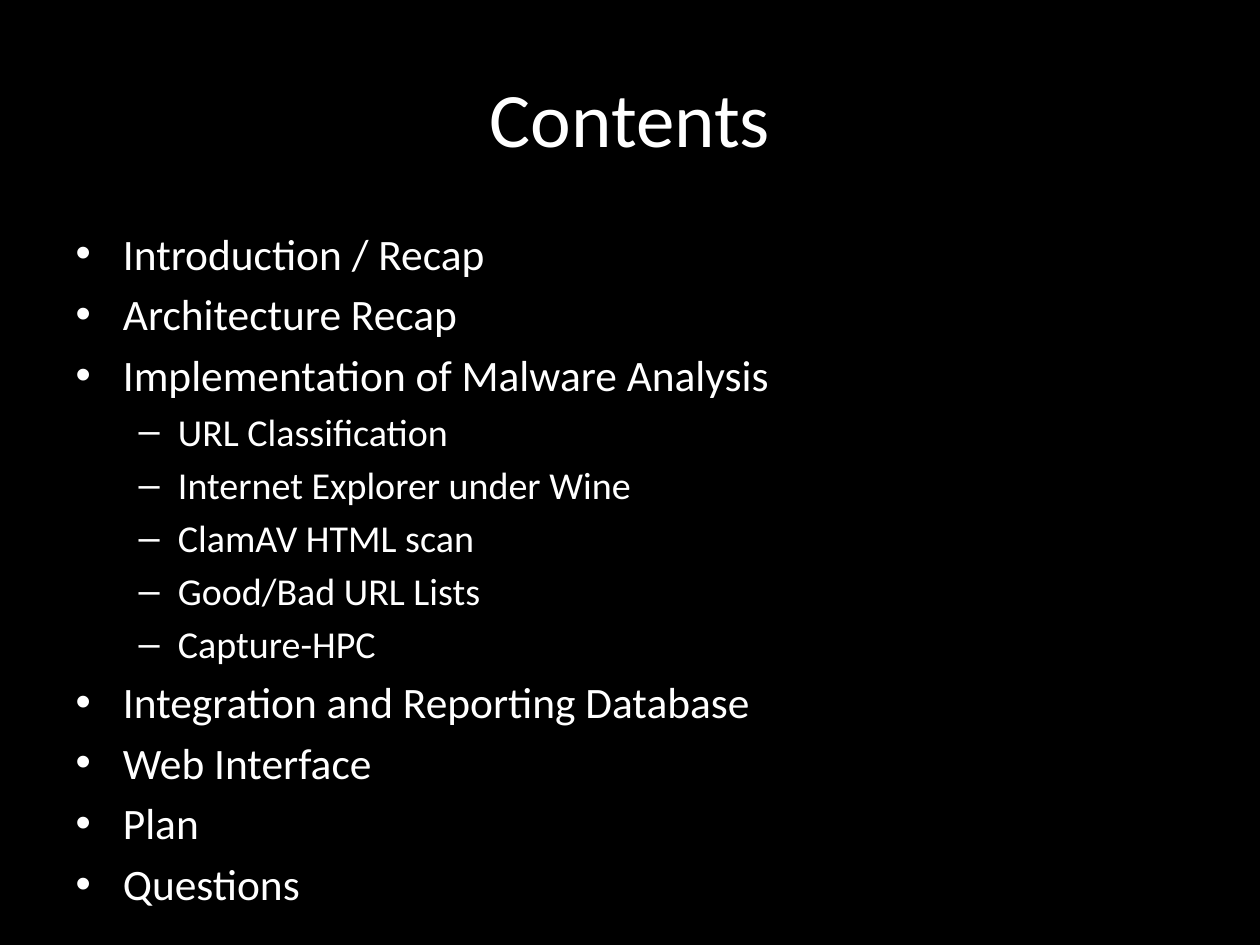
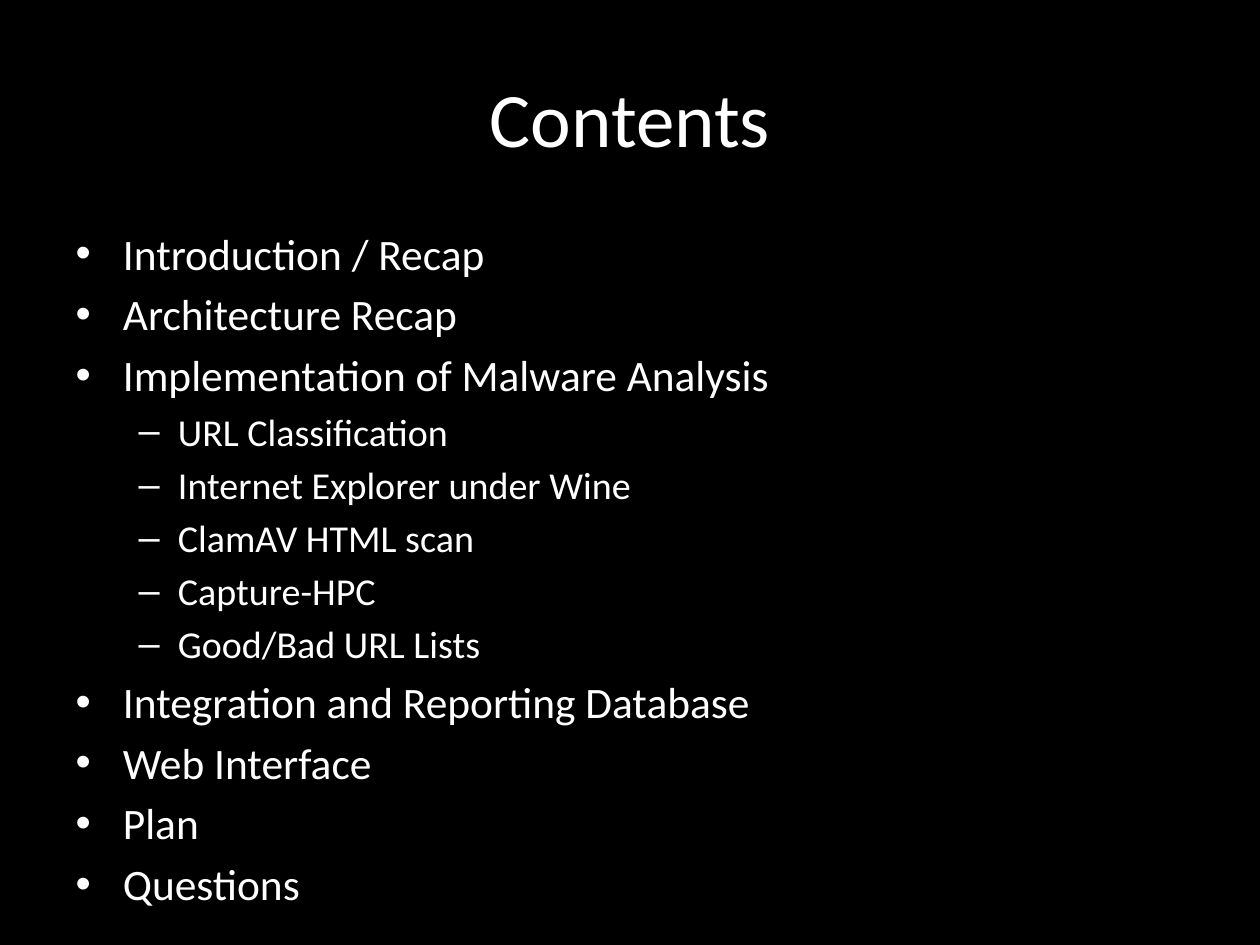
Before and after one commit to chrissorchard/malucrawl, a slide deck: slide 2 of doc/pres2/wk8-progress.pptx. Drawn at 1260x945 pixels with LibreOffice and Linux fonts; fonts in the diff are those of the drawing; background and template pictures are left out. Boxes give left, top, right and bottom in pixels: in the first picture for what was removed or moved away, otherwise in the second. Text is boxed around its words. In the diff, an @@ line names an element or a change of style, - is before the commit and + after.

```diff
--- a/doc/pres2/wk8-progress.pptx
+++ b/doc/pres2/wk8-progress.pptx
@@ text at box(178, 580, 376, 611): paragraph added @@
+  – Capture-HPC
@@ text at box(178, 633, 376, 664): paragraph removed @@
-  – Capture-HPC
```
Also in this commit, not shown: 2 other slides changed, 1 other file.
